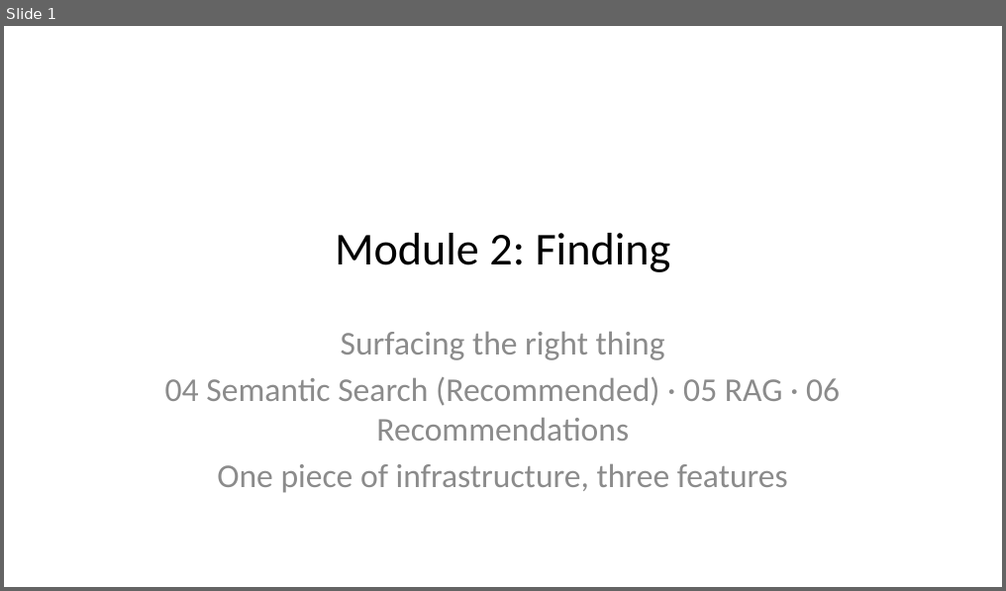
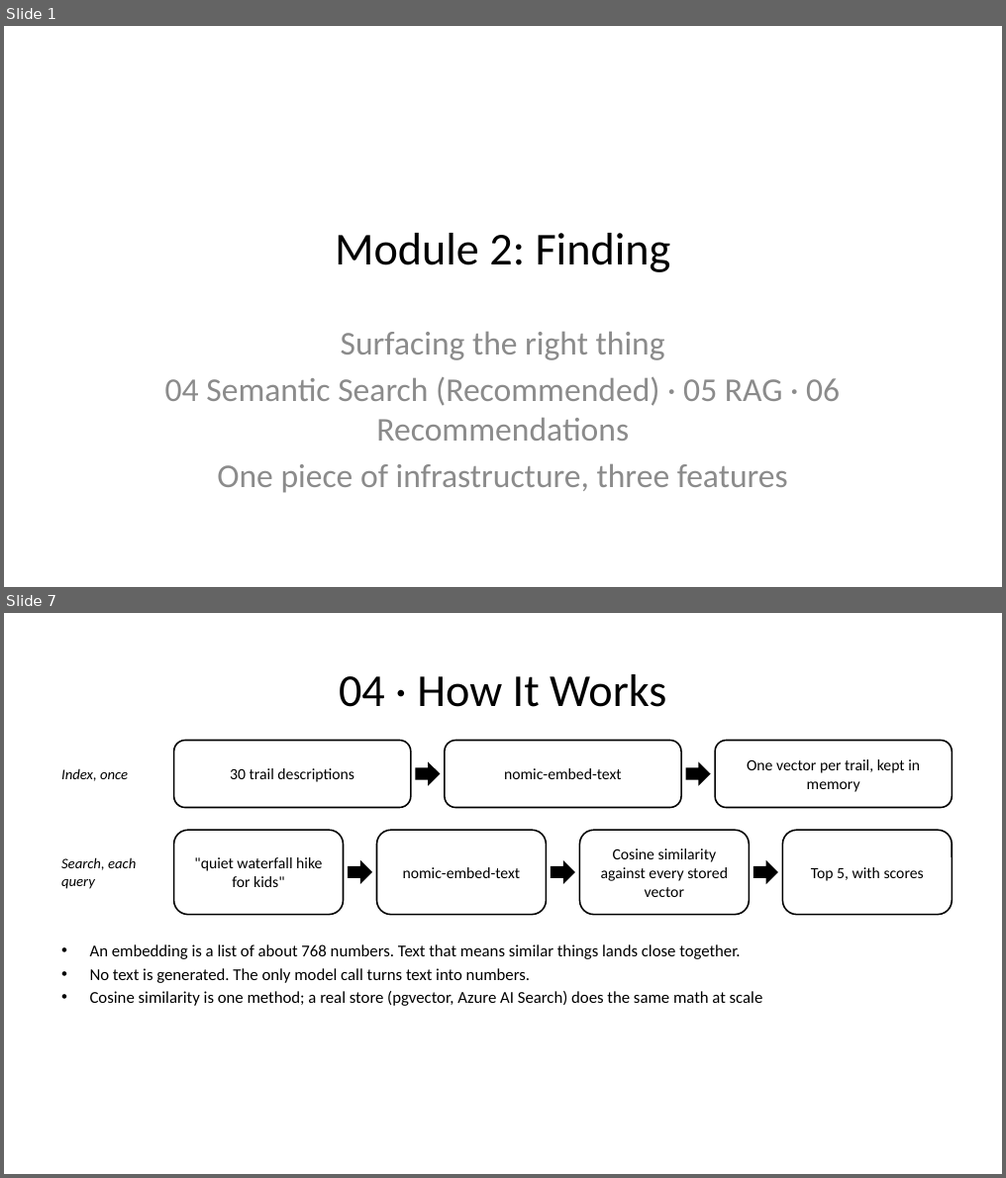
Before and after one commit to trailheadtechnology/10-ai-features-workshop, a slide deck: docs/slides/pptx/M2-finding.pptx. Shown one above the other, each under a label of ours: slide 1 before the commit, slides 1 and 7 after it; the slides between them are not shown. The pictures are 1006x591 and 1006x1178 pixels, drawn with LibreOffice and Linux fonts; fonts in the diff are those of the drawing. Boxes give left, top, right and bottom in pixels: in the first picture for what was removed or moved away, otherwise in the second. Text is boxed around its words. In the diff, an @@ line names an element or a change of style, - is before the commit and + after.

```diff
--- a/docs/slides/pptx/M2-finding.pptx
+++ b/docs/slides/pptx/M2-finding.pptx
@@ slide 7 added at (4, 613, 1002, 1174), background #FFFFFF @@
@@ title added at (339, 674, 666, 707), 44 pt, text #000000 @@
+04 · How It Works
@@ rounded rectangle added at (174, 741, 411, 808), outline #000000 1.5 pt, 15 pt, text #000000 @@
+30 trail descriptions
@@ rounded rectangle added at (445, 741, 681, 808), outline #000000 1.5 pt, 15 pt, text #000000 @@
+nomic-embed-text
@@ rounded rectangle added at (715, 741, 951, 808), outline #000000 1.5 pt, 15 pt, text #000000 @@
+One vector per trail, kept in memory
@@ text added at (61, 769, 128, 781), 14 pt, text #000000, italic @@
+Index, once
@@ right arrow added at (415, 761, 440, 786), fill #000000 @@
@@ right arrow added at (686, 761, 711, 786), fill #000000 @@
@@ rounded rectangle added at (174, 830, 344, 915), outline #000000 1.5 pt, 15 pt, text #000000 @@
+"quiet waterfall hike for kids"
@@ rounded rectangle added at (377, 830, 546, 915), outline #000000 1.5 pt, 15 pt, text #000000 @@
+nomic-embed-text
@@ rounded rectangle added at (580, 830, 748, 915), outline #000000 1.5 pt, 15 pt, text #000000 @@
+Cosine similarity against every stored vector
@@ rounded rectangle added at (782, 830, 951, 915), outline #000000 1.5 pt, 15 pt, text #000000 @@
+Top 5, with scores
@@ text added at (61, 858, 136, 889), 14 pt, text #000000, italic @@
+Search, each query
@@ right arrow added at (348, 861, 372, 884), fill #000000 @@
@@ right arrow added at (550, 861, 575, 884), fill #000000 @@
@@ right arrow added at (753, 861, 778, 884), fill #000000 @@
@@ text added at (90, 945, 763, 1006), 16 pt, text #000000 @@
+• An embedding is a list of about 768 numbers. Text that means similar things lands close together.
+• No text is generated. The only model call turns text into numbers.
+• Cosine similarity is one method; a real store (pgvector, Azure AI Search) does the same math at scale
```
Also in this commit, not shown: 18 slides changed, 3 other slides added, 12 other files.
